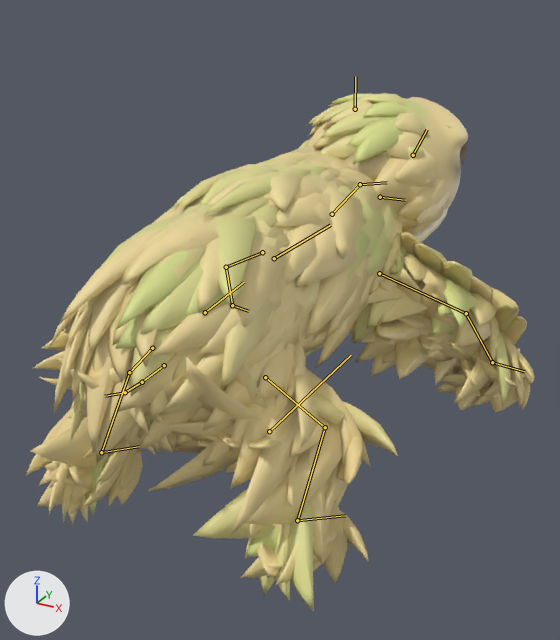
Renders of the glTF model game/art/models/pygmy_three_toed_sloth.glb from each side of a commit.
The view is the same before and after, from a 50 mm camera at (0.296, -0.519, 0.371) aimed at (0.0, 0.019, 0.102). The lights are fixed; the arrows at lower left show +X, +Y and +Z. The first picture is the older version. Both versions are drawn at frame 13 of the action 'fidget'; the numbers are the values there. The bones that bend it are drawn over the model as lines.

Names of what the first picture shows: 'pygmy_three_toed_sloth_movie'.
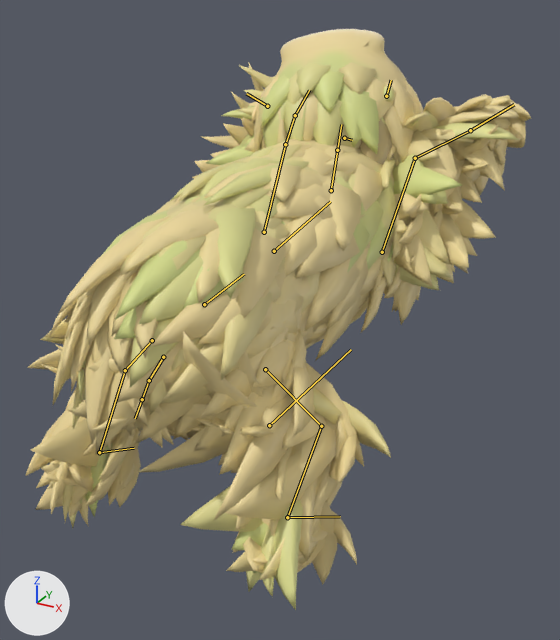
What the commit changed:
Bone 'root' (bone_root) moves from (0.0, 0.0, 0.0) to (0.0, 0.0, 0.0064).
Bone 'chest' (bone_chest) turns from (0, 0, 0) to (9, 0, 0) degrees about its own x, y and z.
Bone 'neck' (bone_neck) turns from (9, 0, -23) to (17, 0, 7) degrees about its own x, y and z.
Bone 'head' (bone_head) turns from (-5, 0, -17) to (17, 0, 6) degrees about its own x, y and z.
Bone 'jaw' (bone_jaw) turns from (0, 0, 0) to (-46, 0, 0) degrees about its own x, y and z.
Bone 'ear.L' (bone_ear_l) turns from (-14, 0, 0) to (0, 0, 0) degrees about its own x, y and z.
Bone 'ear.R' (bone_ear_r) turns from (-14, 0, -5) to (0, 0, 0) degrees about its own x, y and z.
Bone 'fl_upper.L' (bone_fl_upper_l) turns from (0, 0, 0) to (86, 0, 20) degrees about its own x, y and z.
Bone 'fl_lower.L' (bone_fl_lower_l) turns from (0, 0, 0) to (-17, 0, 0) degrees about its own x, y and z.
Bone 'fl_foot.L' (bone_fl_foot_l) turns from (0, 0, 0) to (-23, 0, 0) degrees about its own x, y and z.
Bone 'fl_upper.R' (bone_fl_upper_r) turns from (0, 0, 0) to (86, 0, -20) degrees about its own x, y and z.
Bone 'fl_lower.R' (bone_fl_lower_r) turns from (0, 0, 0) to (-17, 0, 0) degrees about its own x, y and z.
Bone 'fl_foot.R' (bone_fl_foot_r) turns from (0, 0, 0) to (-23, 0, 0) degrees about its own x, y and z.
Bone 'tail1' (bone_tail1) turns from (-14, 0, 14) to (0, 0, 0) degrees about its own x, y and z.
Bone 'tail2' (bone_tail2) turns from (-14, 0, 14) to (0, 0, 0) degrees about its own x, y and z.
Bone 'tail3' (bone_tail3) turns from (-14, 0, 15) to (0, 0, 0) degrees about its own x, y and z.
Bone 'hl_upper.L' (bone_hl_upper_l) turns from (0, 0, 0) to (-6, 0, 0) degrees about its own x, y and z.
Bone 'hl_lower.L' (bone_hl_lower_l) turns from (0, 0, 0) to (3, 0, 0) degrees about its own x, y and z.
Bone 'hl_upper.R' (bone_hl_upper_r) turns from (0, 0, 0) to (-6, 0, 0) degrees about its own x, y and z.
Bone 'hl_lower.R' (bone_hl_lower_r) turns from (0, 0, 0) to (3, 0, 0) degrees about its own x, y and z.

Boxes [x1, y1, x2, y2] around the edits, measured in the pictures (560 x 640 px):
'pygmy_three_toed_sloth_movie', posed (12% taller): before [26, 93, 535, 612]; after [25, 29, 531, 610]
bone 'root', root to tip: before (269, 431) to (351, 355); after (269, 425) to (351, 349)
bone 'chest', root to tip: before (274, 258) to (330, 225); after (274, 251) to (330, 201)
bone 'neck', root to tip: before (332, 214) to (360, 184); after (331, 190) to (337, 150)
bone 'head', root to tip: before (360, 184) to (387, 182); after (337, 150) to (341, 124)
bone 'jaw', root to tip: before (380, 197) to (405, 200); after (344, 138) to (352, 140)
bone 'ear.L', root to tip: before (355, 109) to (355, 76); after (267, 106) to (246, 93)
bone 'ear.R', root to tip: before (413, 155) to (427, 129); after (386, 96) to (391, 80)
bone 'fl_upper.L', root to tip: before (262, 252) to (226, 267); after (264, 232) to (285, 144)
bone 'fl_lower.L', root to tip: before (226, 267) to (232, 305); after (285, 144) to (295, 115)
bone 'fl_foot.L', root to tip: before (232, 305) to (248, 311); after (295, 115) to (309, 90)
bone 'fl_upper.R', root to tip: before (379, 273) to (466, 313); after (382, 252) to (415, 158)
bone 'fl_lower.R', root to tip: before (466, 313) to (492, 362); after (415, 158) to (470, 130)
bone 'fl_foot.R', root to tip: before (492, 362) to (524, 371); after (470, 130) to (514, 104)
bone 'tail1', root to tip: before (164, 365) to (142, 382); after (163, 357) to (149, 380)
bone 'tail2', root to tip: before (142, 382) to (125, 392); after (149, 380) to (142, 399)
bone 'tail3', root to tip: before (125, 392) to (105, 396); after (142, 399) to (135, 418)
bone 'hl_upper.L', root to tip: before (152, 348) to (129, 372); after (152, 340) to (125, 370)
bone 'hl_lower.L', root to tip: before (129, 372) to (101, 452); after (125, 370) to (99, 452)
bone 'hl_upper.R', root to tip: before (265, 377) to (325, 427); after (265, 369) to (321, 426)
bone 'hl_lower.R', root to tip: before (325, 427) to (297, 520); after (321, 426) to (287, 517)
